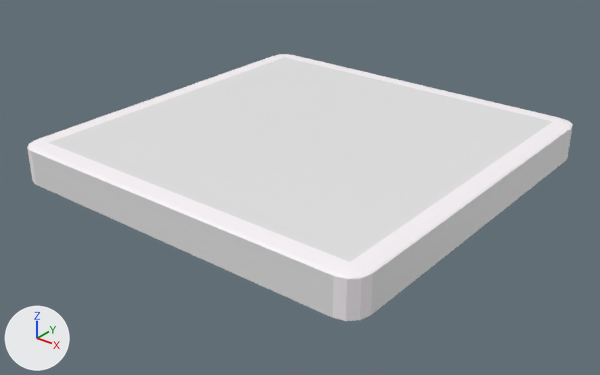
Renders of the FBX model Assets/Models/grid1.fbx from each side of a commit.
One viewpoint serves both versions: a 50 mm camera at (1.196, -1.528, 0.827) aimed at (0.009, -0.045, -0.093). The axes (+X, +Y, +Z) are drawn at lower left. The lights are the same throughout.
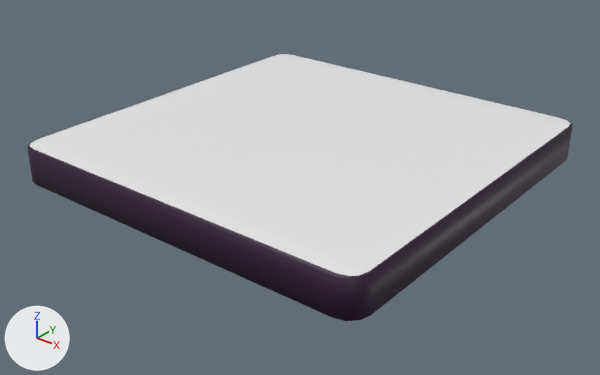
Boxes (x1, y1, x2, y2) around the edits, measured in the pictures (600 x 375 px):
'grid', recoloured, shading changed
    both: (27, 54, 573, 321)
part 1 of me_cube_042, shading changed
    both: (27, 56, 573, 321)
part 2 of me_cube_042, recoloured (white to purple)
    both: (31, 151, 334, 318)
part 3 of me_cube_042, recoloured
    both: (371, 129, 571, 315)
part 4 of me_cube_042, recoloured
    both: (285, 55, 570, 271)
part 5 of me_cube_042, recoloured
    both: (38, 54, 291, 143)
part 6 of me_cube_042, recoloured
    both: (34, 143, 369, 276)
part 7 of me_cube_042, recoloured
    both: (30, 139, 48, 149)

The edits, one by one:
Material 'edges' (mat_edges) changes colour from white #fff9fe to dark purple #2b0c2f; in linear values from (1.0, 0.951, 0.988) to (0.024, 0.0038, 0.0287).
me_cube_042 has 96 vertices, 98 faces and spans x -0.5..0.5, y -0.5..0.5, z -0.057..0.043.
me_cube_042 is used by ob_grid; location (0.0, 0.0, 0.0).
me_cube_042 part 1: edges marked sharp go from 192 to 0.
me_cube_042 part 2: the 1 face centred in x 0.0, y -0.5, z -0.007 switches from mat_all (white #e7e7e7) to mat_edges (dark purple #2b0c2f).
me_cube_042 part 3: the 1 face centred in x 0.5, y 0.0, z -0.007 switches from mat_all (white #e7e7e7) to mat_edges (dark purple #2b0c2f).
me_cube_042 part 4: 10 of the faces centred in x 0.0..0.484, y 0.0..0.484, z -0.057..0.042 switch from mat_edges (white #fff9fe) to mat_all (white #e7e7e7).
me_cube_042 part 5: 7 of the faces centred in x -0.484..-0.462, y 0.0..0.482, z -0.057..0.042 switch from mat_edges (white #fff9fe) to mat_all (white #e7e7e7).
me_cube_042 part 6: 7 of the faces centred in x 0.0..0.482, y -0.484..-0.462, z -0.057..0.042 switch from mat_edges (white #fff9fe) to mat_all (white #e7e7e7).
me_cube_042 part 7: 4 of the faces centred in x -0.482..-0.462, y -0.482..-0.462, z 0.04..0.042 switch from mat_edges (white #fff9fe) to mat_all (white #e7e7e7).
